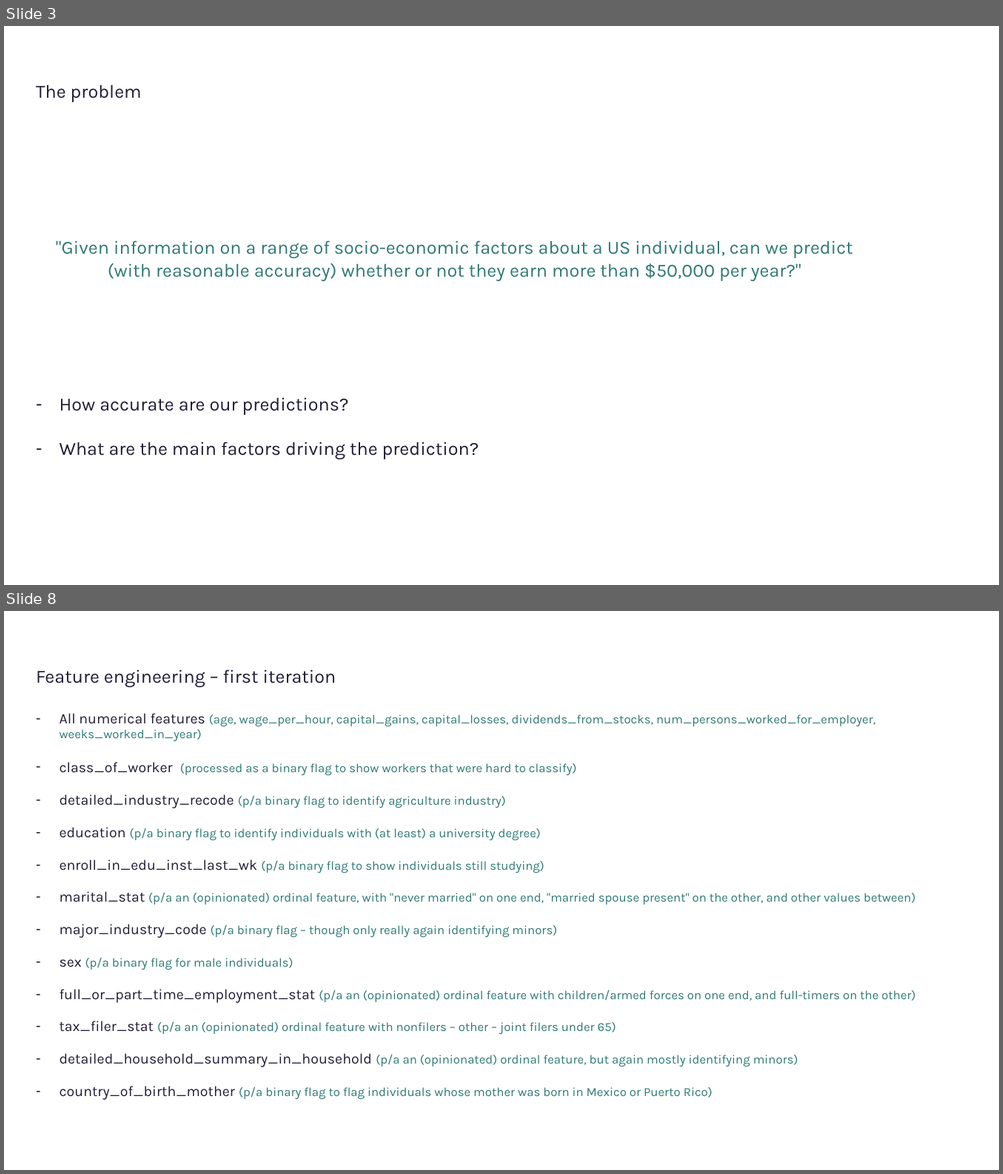
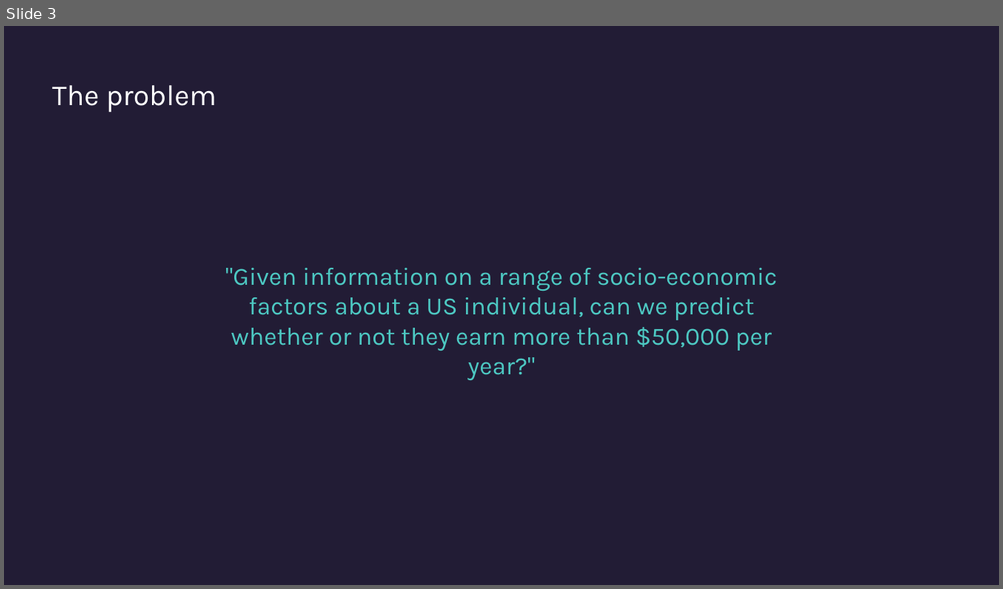
Before and after one commit to srdgaf/us_census, a slide deck: Census.pptx. Shown one above the other, each under a label of ours: slides 3 and 8 before the commit, slide 3 after it; the slides between them are not shown. The pictures are 1003x1174 and 1003x589 pixels, drawn with LibreOffice and Linux fonts; fonts in the diff are those of the drawing. Boxes give left, top, right and bottom in pixels: in the first picture for what was removed or moved away, otherwise in the second. Text is boxed around its words. In the diff, an @@ line names an element or a change of style, - is before the commit and + after.

```diff
--- a/Census.pptx
+++ b/Census.pptx
@@ slide 8 removed at (4, 611, 999, 1170), background #FFFFFF @@
@@ text removed at (36, 669, 915, 1100) @@
-Feature engineering – first iteration
-– All numerical features (age, wage_per_hour, capital_gains, capital_losses, dividends_from_stocks, num_persons_worked_for_employer, weeks_worked_in_year)
-– class_of_worker (processed as a binary flag to show workers that were hard to classify)
-– detailed_industry_recode (p/a binary flag to identify agriculture industry)
-– education (p/a binary flag to identify individuals with (at least) a university degree)
-– enroll_in_edu_inst_last_wk (p/a binary flag to show individuals still studying)
-– marital_stat (p/a an (opinionated) ordinal feature, with "never married" on one end, "married spouse present" on the other, and other values between)
-– major_industry_code (p/a binary flag – though only really again identifying minors)
-– sex (p/a binary flag for male individuals)
-– full_or_part_time_employment_stat (p/a an (opinionated) ordinal feature with children/armed forces on one end, and full-timers on the other)
-– tax_filer_stat (p/a an (opinionated) ordinal feature with nonfilers – other – joint filers under 65)
-– detailed_household_summary_in_household (p/a an (opinionated) ordinal feature, but again mostly identifying minors)
-– country_of_birth_mother (p/a binary flag to flag individuals whose mother was born in Mexico or Puerto Rico)
@@ slide 3 changed as well @@
@@ background #FFFFFF to #221C35 @@
@@ text added at (52, 85, 216, 113), 28 pt, text #FFFFFF @@
+The problem
@@ text at (225, 268, 777, 351): text changed; size 18 to 24 pt; text colour #2E7975 to #4DC9C3 @@
-The problem
-"Given information on a range of socio-economic factors about a US individual, can we predict
-(with reasonable accuracy) whether or not they earn more than $50,000 per year?"
-– How accurate are our predictions?
-– What are the main factors driving the prediction?
+"Given information on a range of socio-economic factors about a US individual, can we predict whether or not they earn more than $50,000 per year?"
```
Also in this commit, not shown: 7 other slides changed, 7 slides added, 6 other slides removed.
